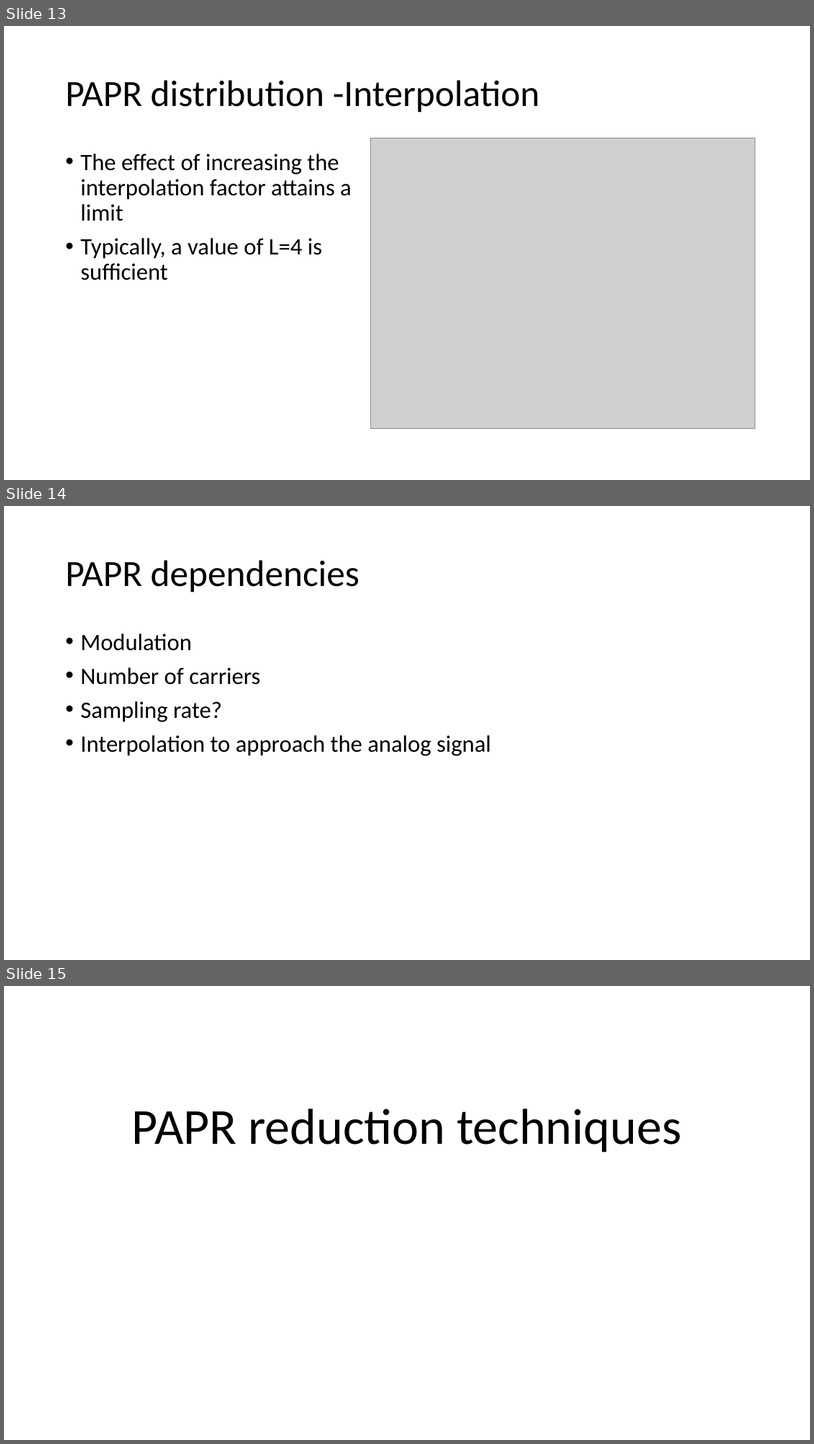
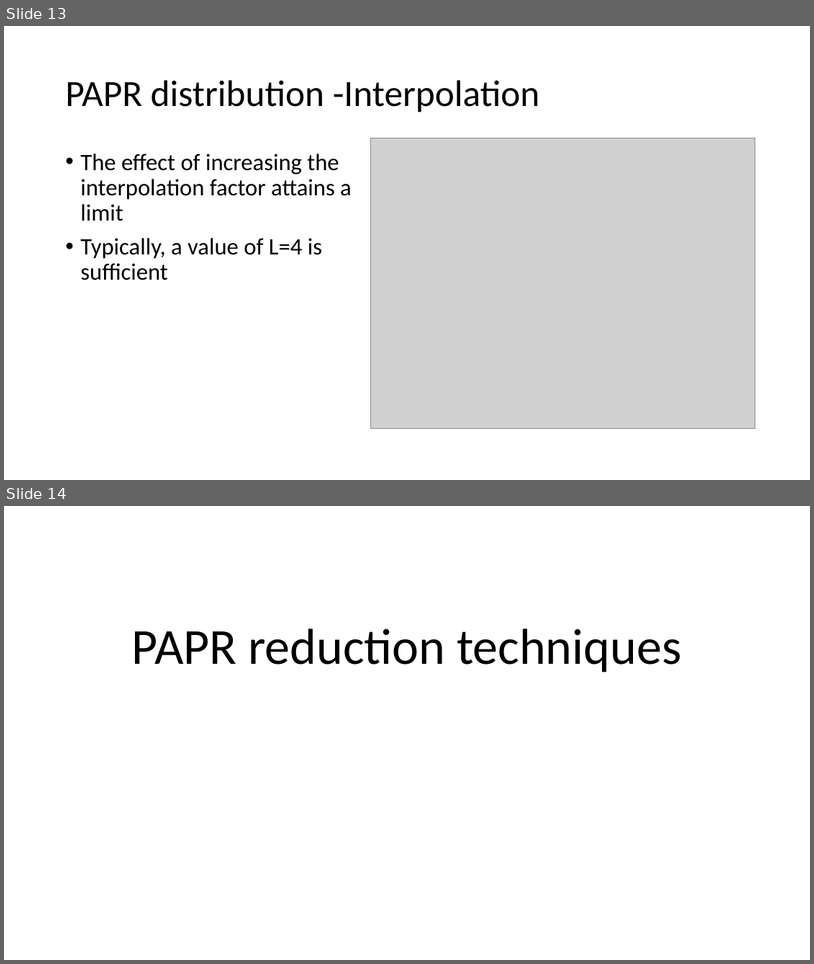
Before and after one commit to liorkissos/VLF-Simulations, a slide deck: PAPR Reduction- PTS.pptx. Shown one above the other, each under a label of ours: slides 13, 14 and 15 before the commit, slides 13 and 14 after it. The pictures are 814x1444 and 814x964 pixels, drawn with LibreOffice and Linux fonts; fonts in the diff are those of the drawing; grey boxes stand for pictures. Boxes give left, top, right and bottom in pixels: in the first picture for what was removed or moved away, otherwise in the second. Text is boxed around its words. In the diff, an @@ line names an element or a change of style, - is before the commit and + after.

```diff
--- a/PAPR Reduction- PTS.pptx
+++ b/PAPR Reduction- PTS.pptx
@@ slide 14 removed at box(4, 506, 810, 960), background #FFFFFF @@
@@ title removed at box(65, 560, 360, 592) @@
-PAPR dependencies
@@ text removed at box(80, 633, 491, 756) @@
-• Modulation
-• Number of carriers
-• Sampling rate?
-• Interpolation to approach the analog signal
@@ what was slide 15 is now slide 14 @@
```
Also in this commit, not shown: 14 slides changed, 3 slides added, 4 other slides removed, 3 other files.
